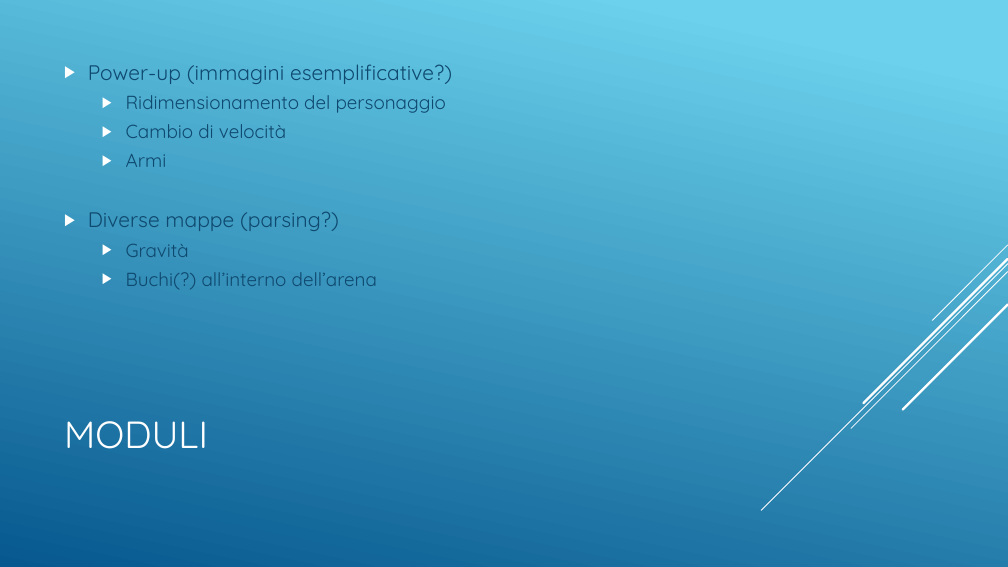
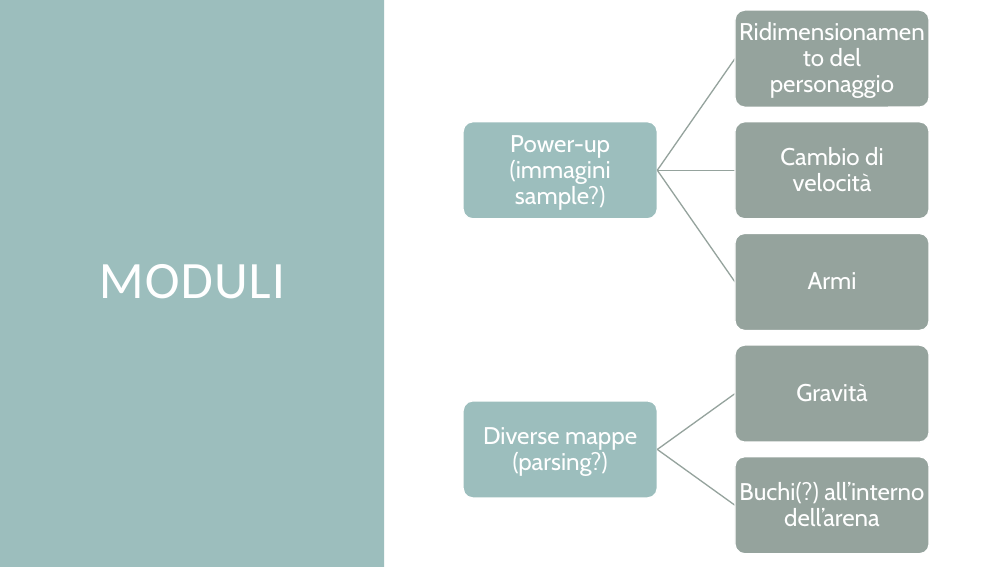
Before and after one commit to mirkoalicastro/outta-my-circle, a slide deck: slide 7 of Pitch/PITCH.pptx. Drawn at 1008x567 pixels with LibreOffice and Linux fonts; fonts in the diff are those of the drawing. Boxes give left, top, right and bottom in pixels: in the first picture for what was removed or moved away, otherwise in the second. Text is boxed around its words. In the diff, an @@ line names an element or a change of style, - is before the commit and + after.

Commit message:
Updated theme

```diff
--- a/Pitch/PITCH.pptx
+++ b/Pitch/PITCH.pptx
@@ background gradient #6ED2EB to #06588E to #FFFFFF @@
@@ rectangle added at [0, 0, 384, 567], fill #9CBEBD @@
@@ title "MODULI": place and size @@
-title "MODULI" at [64, 421, 208, 449]
+title "MODULI" at [99, 264, 285, 298]
@@ title "MODULI" at [99, 264, 285, 298]: size 36 to 50 pt, font Quicksand to Calibri, letter spacing 0 to 1 pt; alignment left to centre; line spacing 1 to 0.8 @@
@@ text removed at [88, 64, 452, 289] @@
-▶ Power-up (immagini esemplificative?)
-  ▶ Ridimensionamento del personaggio
-  ▶ Cambio di velocità
-  ▶ Armi
-▶ Diverse mappe (parsing?)
-  ▶ Gravità
-  ▶ Buchi(?) all’interno dell’arena
@@ group removed at [761, 245, 1008, 510]: 5 lines @@
@@ group added at [464, 10, 929, 554]: 7 rounded rectangles, 7 texts, 5 freeform shapes @@
+Power-up
+(immagini sample?)
+Ridimensionamento del personaggio
+Cambio di velocità
+Armi
+Diverse mappe
+(parsing?)
+Gravità
+Buchi(?) all’interno dell’arena
```
Also in this commit, not shown: 8 other slides changed.
